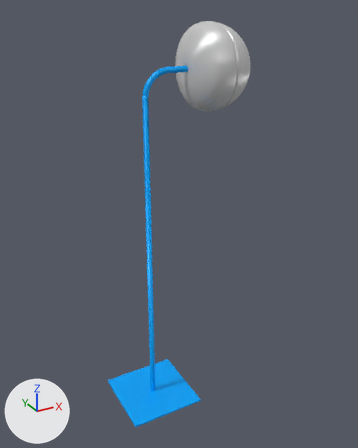
The Blender file 3d-models/Grounder/mshGrounder.blend as it was, and as the next commit left it.
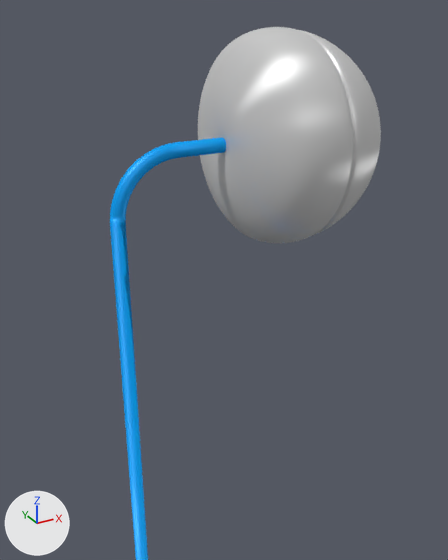
There are two pictures of each version: one whole from a 50 mm camera at (-4.73, -10.15, 10.11) aimed at (0.86, 0.02, 5.03), one close up from a 50 mm camera at (-1.68, -4.98, 9.96) aimed at (0.86, -0.36, 7.66). The lights are fixed; the arrows at lower left show +X, +Y and +Z.

In view in the first close-up: 'electrode', 'stand'.
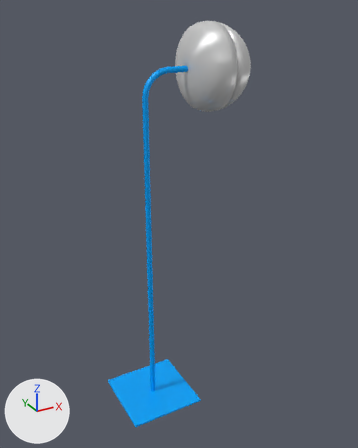
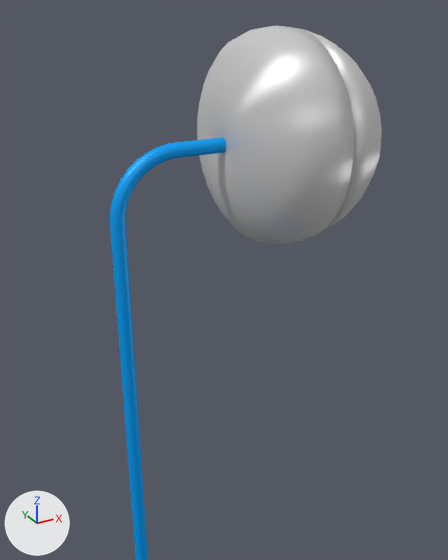
Where the newer file only moved an object's origin or applied its transform, the numbers keep the older frame.

Where the change shows, as pixel boxes (x1, y1, x2, y2) in the close-ups (448 x 560 px):
'electrode', modifiers changed
    before: (198, 27, 381, 243)
    after: (197, 25, 382, 244)
part 1 of me_cube_000, cut back
    before: (110, 140, 205, 560)
    after: (116, 141, 202, 216)

Patch to the scene script:
```diff
--- a/3d-models/Grounder/mshGrounder.blend.py
+++ b/3d-models/Grounder/mshGrounder.blend.py
@@ me_cube_000 @@
 # used by ob_stand; location = (0.0, 0.0, 0.0); scale = (1.0, 1.0, 0.0181)
-me_cube_000.from_pydata(...)  # 608 vertices, 567 faces; spans x -1.0..1.0, y -1.0..1.0, z -1.0..491.0
+me_cube_000.from_pydata(...)  # 288 vertices, 265 faces; spans x -1.0..1.0, y -1.0..1.0, z -1.0..491.0
+# me_cube_000 part 1: 30 vertices moved within x 0.0..1.0, y 0.0, z 465.0..491.0; 320 vertices removed from x 0.0..1.0, y 0.0, z 1.0..491.0
 me_cube_000.materials.append(mat_blue)
@@ ob_electrode @@
 _m = ob_electrode.modifiers.new('Subsurf', 'SUBSURF')
-_m.levels = 2
+_m.levels = 0
+_m.render_levels = 0
```
